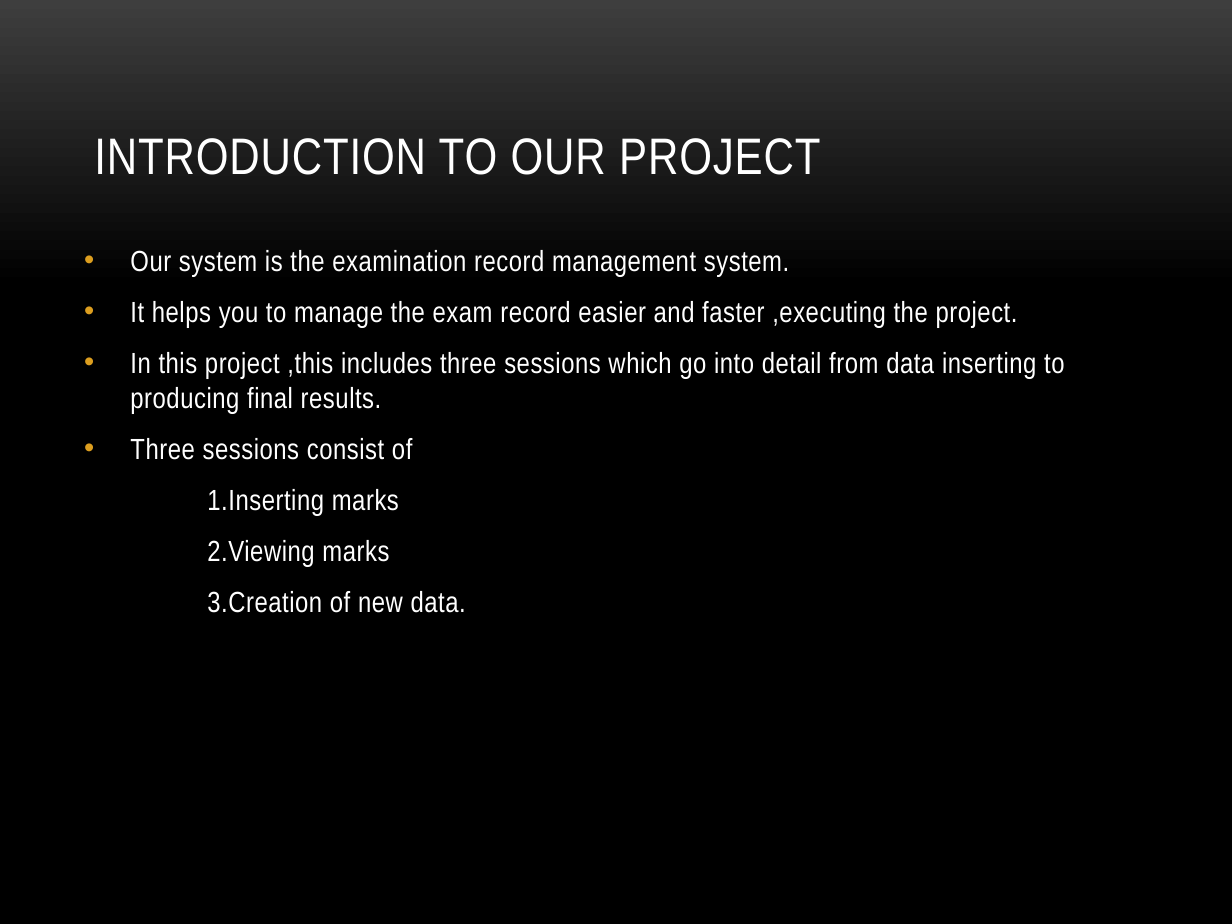
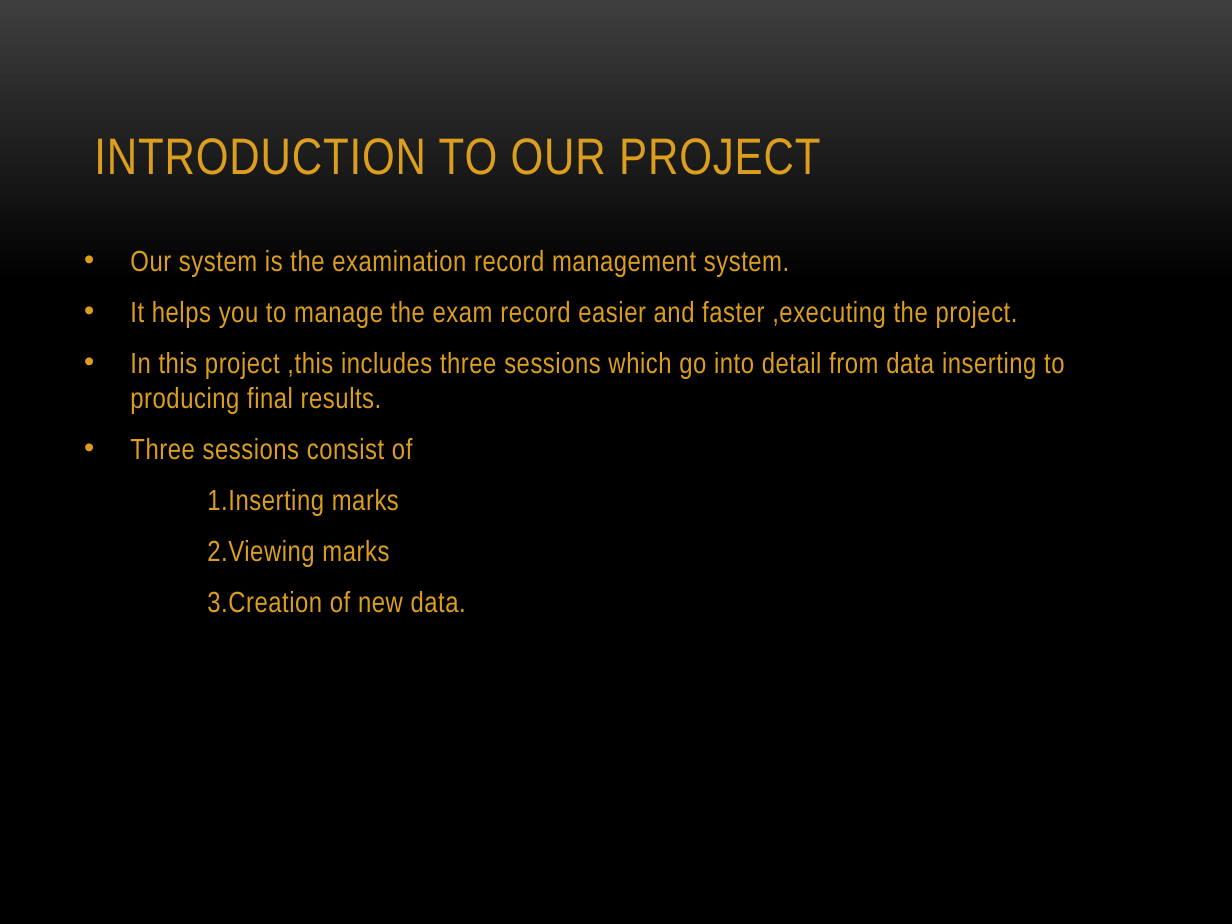
Before and after one commit to team7mit/ExamRecordQQ, a slide deck: slide 4 of Examination Record Management System.pptx. Drawn at 1232x924 pixels with LibreOffice and Linux fonts; fonts in the diff are those of the drawing; background and template pictures are left out. Boxes give left, top, right and bottom in pixels: in the first picture for what was removed or moved away, otherwise in the second. Text is boxed around its words. In the diff, an @@ line names an element or a change of style, - is before the commit and + after.

```diff
--- a/Examination Record Management System.pptx
+++ b/Examination Record Management System.pptx
@@ title "INTRODUCTION TO OUR PROJECT" at (94,138,820,175): text colour #FFFFFF to #DC9E1F @@
@@ text "Our system is the examination ..." at (130,250,1064,613): text colour #FFFFFF to #DC9E1F @@
```
Also in this commit, not shown: 12 other slides changed.
